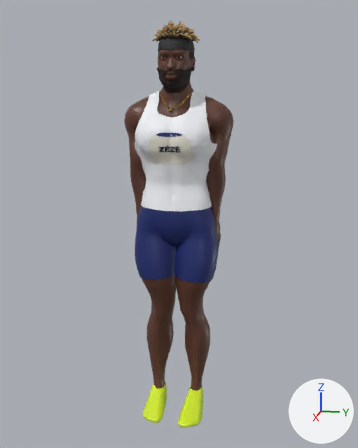
An edit to the glTF model public/vedettes/meba.glb, drawn before and after from the same camera.
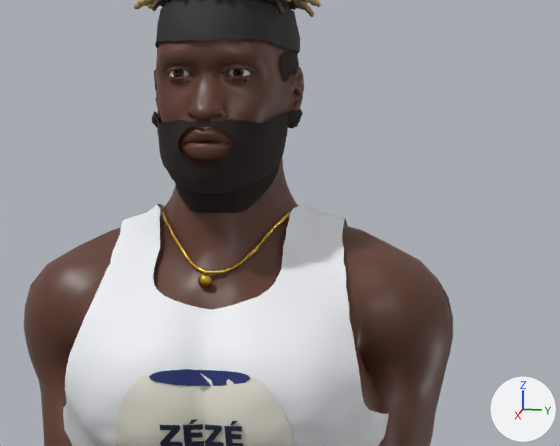
The first picture shows the older version from a 50 mm camera at (1.991, 0.407, 1.358) aimed at (0.026, 0.014, 0.867). The close-ups show the older and then the newer version on the part from 33% to 73% of the width and 9% to 34% of the height of that picture. Only the edits that show in the close-ups are written down. Lighting does not change. The marker at lower right points along +X, +Y and +Z. Vertices at exactly the same position are counted once.

Objects in the first close-up: 'Meba'.
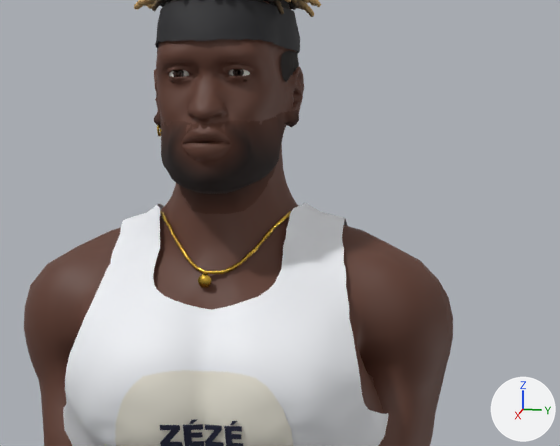
Where the change shows, as pixel boxes (x1, y1, x2, y2) in the close-ups (560 x 446 px; the box of a moved part takes in the faces that stretch with it):
```json
{"object": "Meba", "change": "surface changed, recoloured, reshaped", "before": [24, 0, 453, 446], "after": [24, 0, 453, 446]}
{"part": 1, "of": "me_base_117", "change": "deleted", "before": [149, 369, 250, 386]}
{"part": 2, "of": "me_base_117", "change": "moved or reshaped", "before": [152, 110, 303, 213], "after": [154, 111, 299, 214]}
```

Edits to the scene script, one JSON object a line:
```json
{"block": "mat_meba_peau", "where": "n0 = _N.new('ShaderNodeBsdfPrincipled'); n0.name = 'Principled BSDF'"}
{"op": "set", "path": "n0.inputs[2].default_value", "old": "0.42", "new": "0.58", "note": "'Roughness'"}
{"op": "remove", "block": "mat_meba_barbe", "code": "n2 = _N.new('ShaderNodeMix'); n2.name = 'Mix'"}
{"op": "remove", "block": "mat_meba_barbe", "code": "n2.data_type = 'RGBA'"}
{"op": "remove", "block": "mat_meba_barbe", "code": "n2.blend_type = 'MULTIPLY'"}
{"op": "remove", "block": "mat_meba_barbe", "code": "n2.inputs[0].default_value = 1.0  # 'Factor'"}
{"op": "remove", "block": "mat_meba_barbe", "code": "n2.inputs[7].default_value = (0.0176, 0.0103, 0.00913, 1.0)  # 'B', black #241a18"}
{"block": "mat_meba_barbe", "where": "n0 = _N.new('ShaderNodeBsdfPrincipled'); n0.name = 'Principled BSDF'"}
{"block": "mat_meba_barbe", "where": "n3 = _N.new('ShaderNodeVertexColor'); n3.name = 'Color Attribute'"}
{"op": "remove", "block": "mat_meba_barbe", "code": "_L.new(n2.outputs[2], n0.inputs[0])  # 'Result' to 'Base Color'"}
{"op": "remove", "block": "mat_meba_barbe", "code": "_L.new(n3.outputs[0], n2.inputs[6])  # 'Color' to 'A'"}
{"op": "add", "block": "mat_meba_barbe", "code": "_L.new(n3.outputs[0], n0.inputs[0])  # 'Color' to 'Base Color'"}
{"block": "me_base_117", "where": "# used by ob_meba; location = (0.0, 0.0, 0.0)"}
{"op": "remove", "block": "me_base_117", "code": "me_base_117.from_pydata(...)  # 42773 vertices, 84859 faces; spans x -0.11..0.19, y -0.22..0.22, z -0.02..1.66"}
{"op": "add", "block": "me_base_117", "code": "me_base_117.from_pydata(...)  # 42744 vertices, 84841 faces; spans x -0.11..0.19, y -0.22..0.22, z -0.02..1.66"}
{"block": "me_base_117", "change": "me_base_117 part 1: the loose piece of 22 vertices spanning x 0.13..0.15, y -0.05..0.05, z 1.23..1.25 is deleted"}
{"block": "me_base_117", "change": "me_base_117 part 2: 29 vertices moved from x 0.02..0.13, y -0.07..0.07, z 1.42..1.49 to x 0.02..0.12, y -0.07..0.07, z 1.42..1.49; 129 vertices removed from x 0.01..0.13, y -0.08..0.08, z 1.39..1.49; 122 vertices added at x 0.01..0.12, y -0.07..0.07, z 1.39..1.49"}
{"op": "remove", "block": "me_base_117", "code": "me_base_117.materials.append(mat_meba_dossard_tete)"}
```
